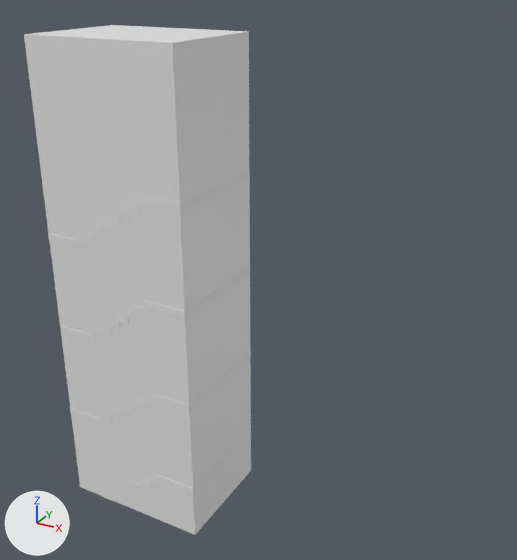
Before and after pictures for a commit that changed the Blender file Assets/Models/stairs.blend.
One viewpoint serves both versions: a 50 mm camera at (21.6, -23.9, 16.4) aimed at (7.3, 2.1, 3.4). The axes (+X, +Y, +Z) are drawn at lower left. The lights are the same throughout.
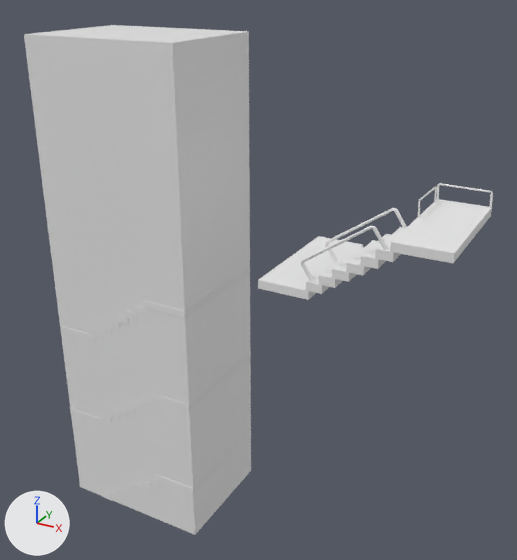
The change, as a diff of the scene's bpy script:
```diff
--- a/Assets/Models/stairs.blend.py
+++ b/Assets/Models/stairs.blend.py
@@ me_cube_063 @@
+me_cube_063.from_pydata(...)  # a box spanning x -7.45..-5.45, y -1.0..1.0, z 68.4..70.4; a box spanning x -4.24..-2.24, y -1.0..1.0, z 72.36..74.36; a box spanning x -5.85..-3.85, y -1.0..1.0, z 70.4..72.4; a box spanning x 0.61..2.61, y -1.0..1.0, z 78.28..80.28; a box spanning x -1.0..1.0, y -1.0..1.0, z 76.28..78.28; a box spanning x -2.61..-0.61, y -1.0..1.0, z 74.32..76.32
+me_cube_063.materials.append(mat_material)  # white #e7e7e7
@@ me_cube_064 @@
+me_cube_064.from_pydata(...)  # a box spanning x 2.22..8.91, y -1.0..3.28, z 80.24..82.24
+me_cube_064.materials.append(mat_material)  # white #e7e7e7
@@ me_cube_065 @@
+me_cube_065.from_pydata(...)  # a box spanning x -13.71..-7.06, y -1.0..1.0, z 66.44..68.44; a box spanning x -13.7..-7.06, y 0.89..3.28, z 66.4..68.4
+me_cube_065.materials.append(mat_material)  # white #e7e7e7
@@ me_cylinder_017 @@
+me_cylinder_017.from_pydata(...)  # 256 vertices, 196 faces; spans x -19.8..28.6, y -1.0..1.0, z -47.1..37.6
@@ ob_cube_002 @@
+ob_cube_002 = bpy.data.objects.new('Cube.002', me_cube_063)
+ob_cube_002.location = (13.66, 0.0, -7.47)
+ob_cube_002.scale = (0.329, 1.33, 0.184)
@@ ob_cube_003 @@
+ob_cube_003 = bpy.data.objects.new('Cube.003', me_cube_064)
+ob_cube_003.location = (13.66, 0.0, -7.47)
+ob_cube_003.scale = (0.329, 1.33, 0.184)
@@ ob_cube_004 @@
+ob_cube_004 = bpy.data.objects.new('Cube.004', me_cube_065)
+ob_cube_004.location = (13.66, 0.0, -7.47)
+ob_cube_004.scale = (0.329, 1.33, 0.184)
@@ ob_cylinder_001 @@
+ob_cylinder_001 = bpy.data.objects.new('Cylinder.001', me_cylinder_017)
+ob_cylinder_001.location = (12.41, 1.11, 6.92)
+ob_cylinder_001.rotation_euler = (0.0, 0.338, 0.0)  # degrees (0, 19, 0)
+ob_cylinder_001.scale = (0.0589, 0.0589, 0.0399)
@@ ob_cylinder_002 @@
+ob_cylinder_002 = bpy.data.objects.new('Cylinder.002', me_cylinder_017.copy())
+ob_cylinder_002.location = (12.41, -1.17, 6.92)
+ob_cylinder_002.rotation_euler = (0.0, 0.338, 0.0)  # degrees (0, 19, 0)
+ob_cylinder_002.scale = (0.0589, 0.0589, 0.0399)
@@ ob_cylinder_003 @@
+ob_cylinder_003 = bpy.data.objects.new('Cylinder.003', me_cylinder_017.copy())
+ob_cylinder_003.location = (15.47, 4.23, 8.15)
+ob_cylinder_003.rotation_euler = (-0.0337, 0.911, -0.0345)  # degrees (-1.9, 52, -2)
+ob_cylinder_003.scale = (0.0397, 0.0339, 0.0249)
@@ ob_cylinder_004 @@
+ob_cylinder_004 = bpy.data.objects.new('Cylinder.004', me_cylinder_017.copy())
+ob_cylinder_004.location = (14.4, 2.82, 8.15)
+ob_cylinder_004.rotation_euler = (-0.0337, 0.911, 1.536)  # degrees (-1.9, 52, 88)
+ob_cylinder_004.scale = (0.0397, 0.0339, 0.0249)
```

Where the change shows, as pixel boxes [x1, y1, x2, y2] in the pictures (517 x 560 px):
'Cube.003', added
    after: [390, 199, 492, 263]
'Cube.004', added
    after: [258, 236, 363, 300]
'Cube.002', added
    after: [306, 227, 404, 294]
'Cylinder.002', added
    after: [300, 226, 389, 282]
'Cylinder.001', added
    after: [325, 208, 407, 262]
'Cylinder.003', added
    after: [436, 183, 493, 209]
'Cylinder.004', added
    after: [418, 186, 437, 217]
'Cube.053', unchanged, covered by the edit
    before: [48, 172, 251, 501]
'Cube.000', unchanged, uncovered by the edit
    after: [60, 266, 251, 501]
